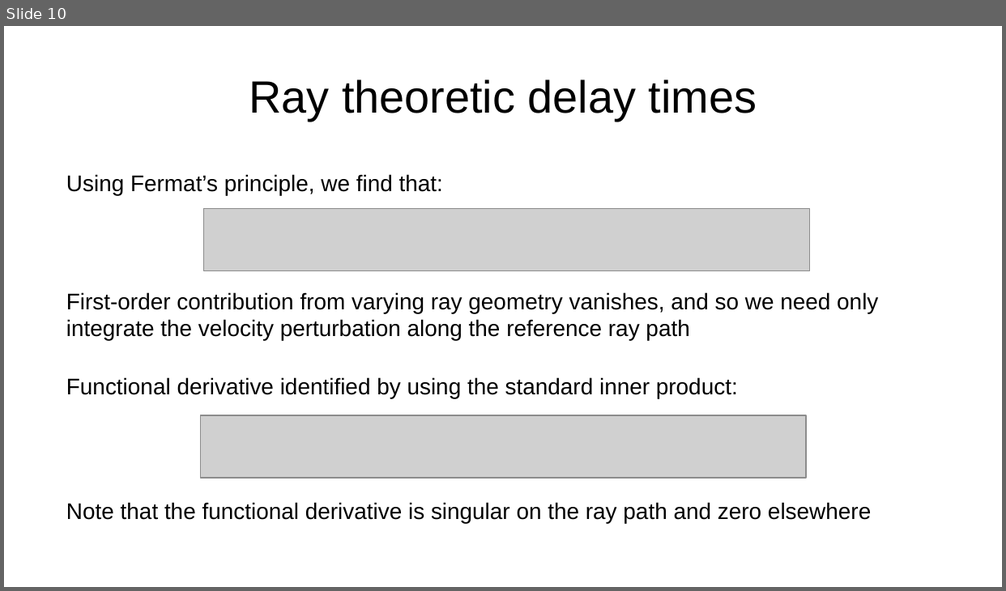
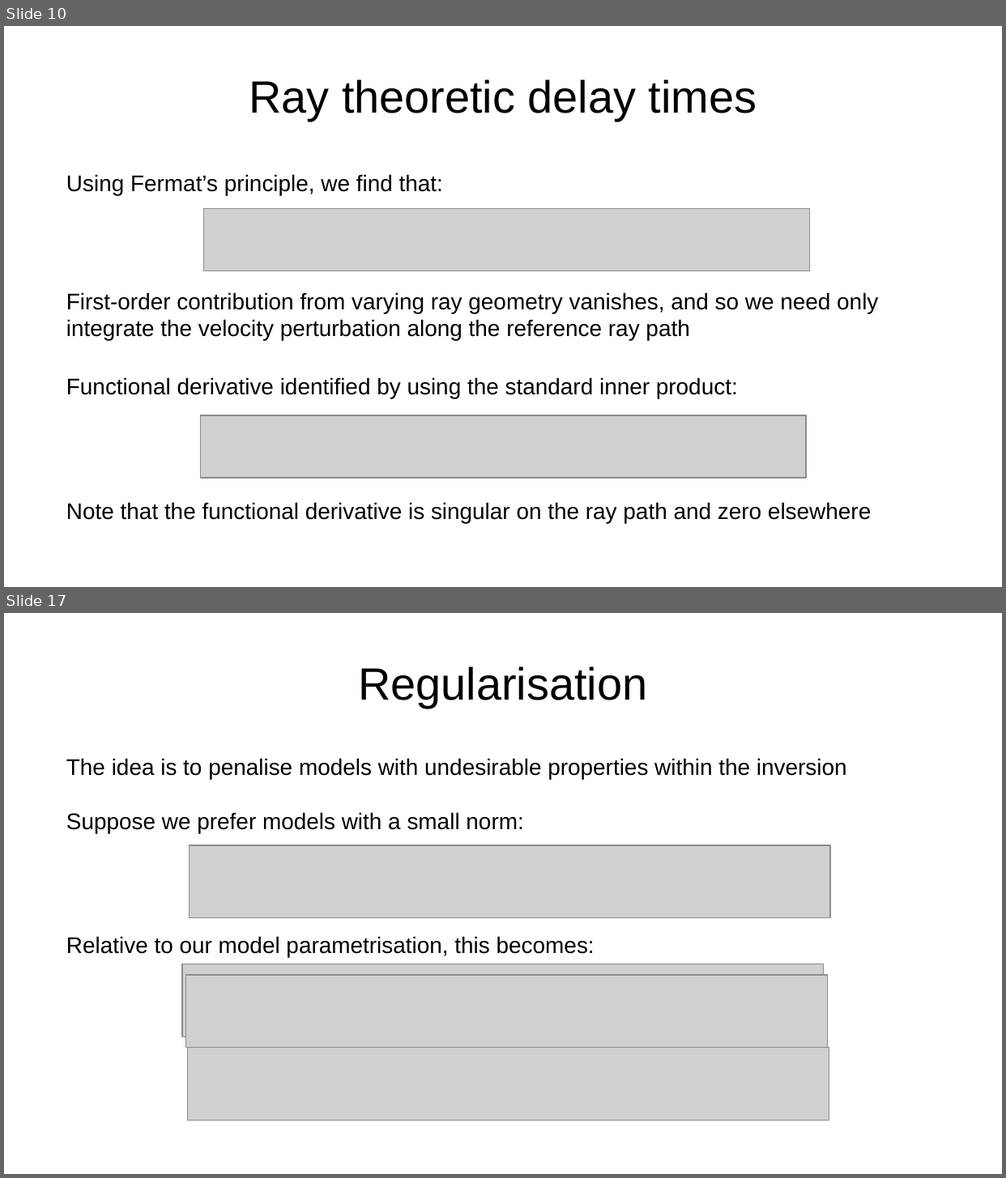
Before and after one commit to da380/PEPLectures, a slide deck: slides/slides7.odp. Shown one above the other, each under a label of ours: slide 10 before the commit, slides 10 and 17 after it; the slides between them are not shown. The pictures are 1006x591 and 1006x1178 pixels, drawn with LibreOffice and Linux fonts; fonts in the diff are those of the drawing; grey boxes stand for pictures. Boxes give left, top, right and bottom in pixels: in the first picture for what was removed or moved away, otherwise in the second. Text is boxed around its words. In the diff, an @@ line names an element or a change of style, - is before the commit and + after.

```diff
--- a/slides/slides7.odp
+++ b/slides/slides7.odp
@@ slide 17 added at (x1=4, y1=613, x2=1002, y2=1174), background #FFFFFF @@
@@ title added at (x1=358, y1=666, x2=647, y2=708), 36 pt, text #000000 @@
+Regularisation
@@ text added at (x1=66, y1=758, x2=847, y2=833), 18 pt, text #000000 @@
+The idea is to penalise models with undesirable properties within the inversion
+Suppose we prefer models with a small norm:
@@ picture added at (x1=189, y1=845, x2=831, y2=918) @@
@@ text added at (x1=66, y1=936, x2=594, y2=957), 18 pt, text #000000 @@
+Relative to our model parametrisation, this becomes:
@@ picture added at (x1=182, y1=965, x2=825, y2=1037) @@
@@ picture added at (x1=186, y1=975, x2=828, y2=1048) @@
@@ picture added at (x1=188, y1=1048, x2=830, y2=1120) @@
```
Also in this commit, not shown: 1 slide changed, 18 other slides added, 3 other files.
